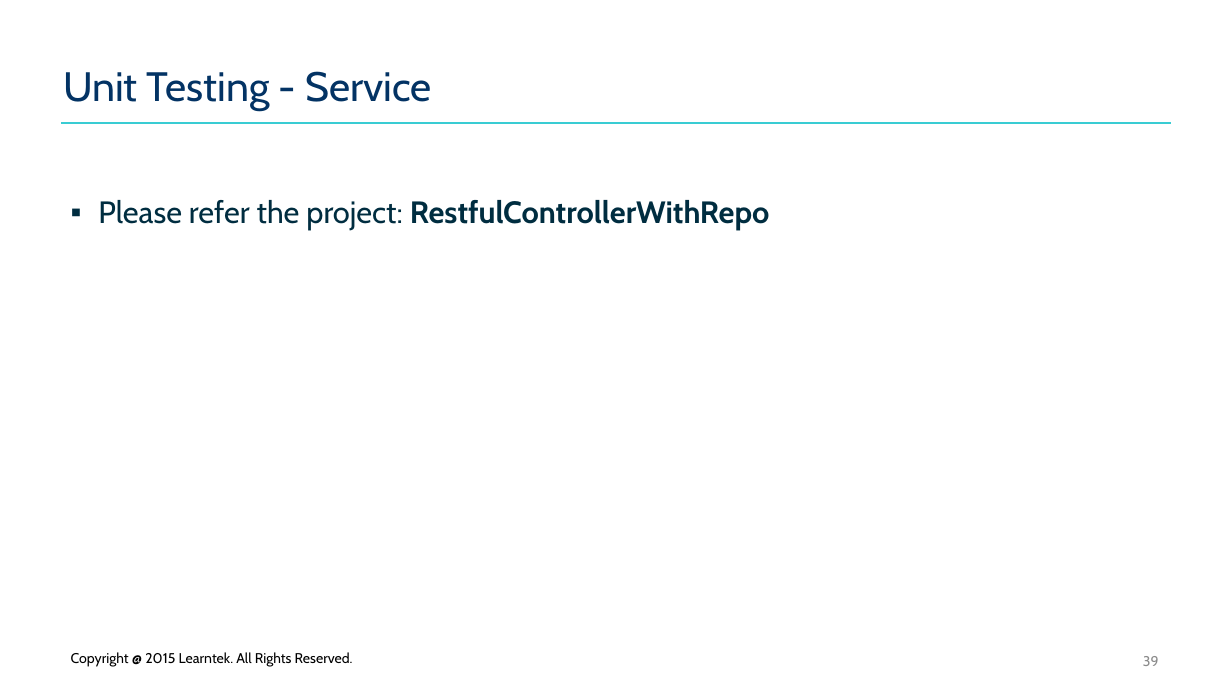
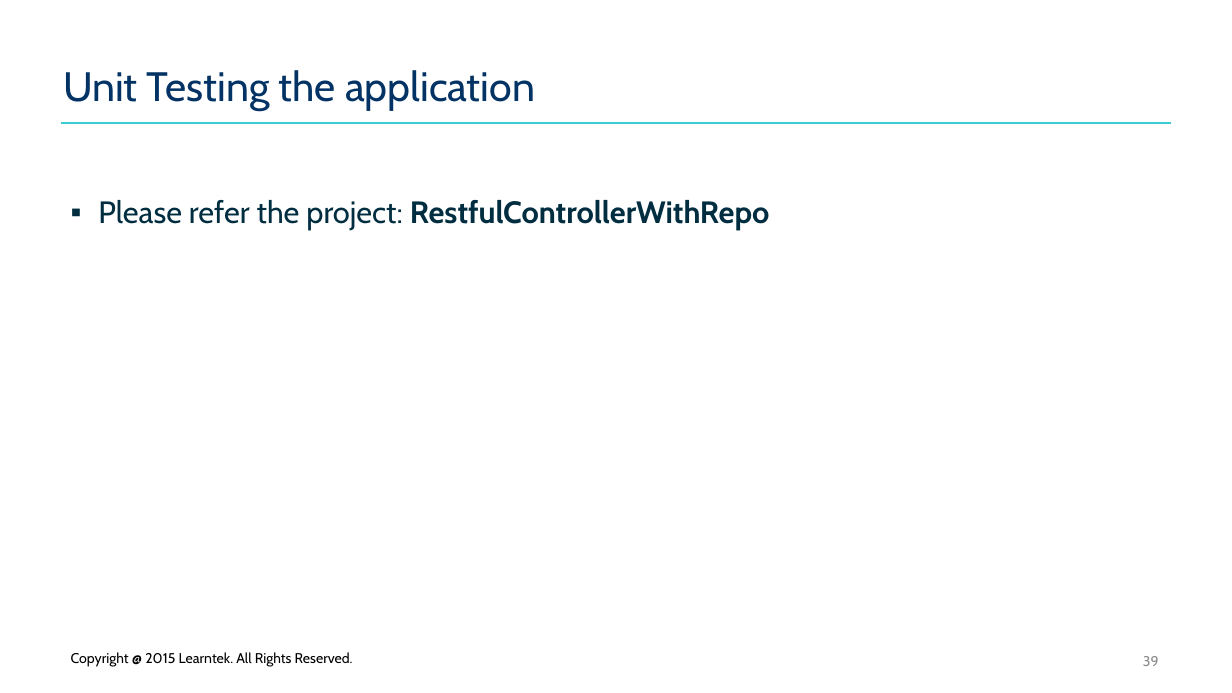
Before and after one commit to santoshkar/SpringBoot, a slide deck: slide 39 of Presentations/Part-11-Spring Boot.pptx. Drawn at 1232x693 pixels with LibreOffice and Linux fonts; fonts in the diff are those of the drawing; background and template pictures are left out. Boxes give left, top, right and bottom in pixels: in the first picture for what was removed or moved away, otherwise in the second. Text is boxed around its words. In the diff, an @@ line names an element or a change of style, - is before the commit and + after.

Commit message:
Added Unit testing

```diff
--- a/Presentations/Part-11-Spring Boot.pptx
+++ b/Presentations/Part-11-Spring Boot.pptx
@@ title at <box>63,70,535,111</box>: text changed @@
-Unit Testing - Service
+Unit Testing the application
```
